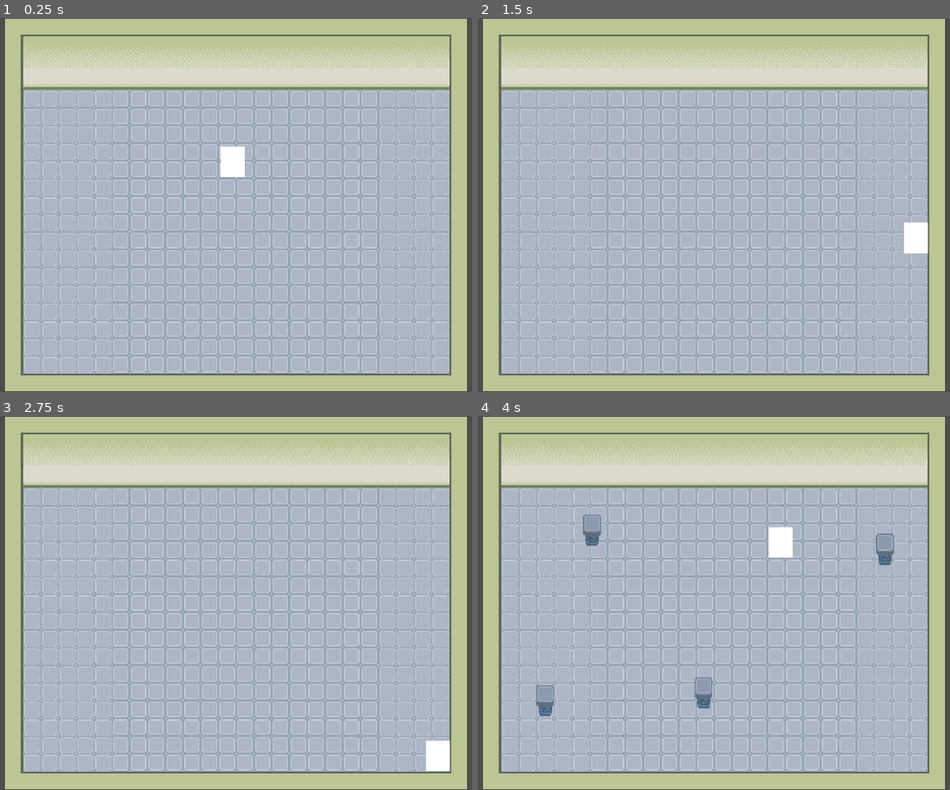
Above: before the commit, frames 1-4 (two rows, left to right).
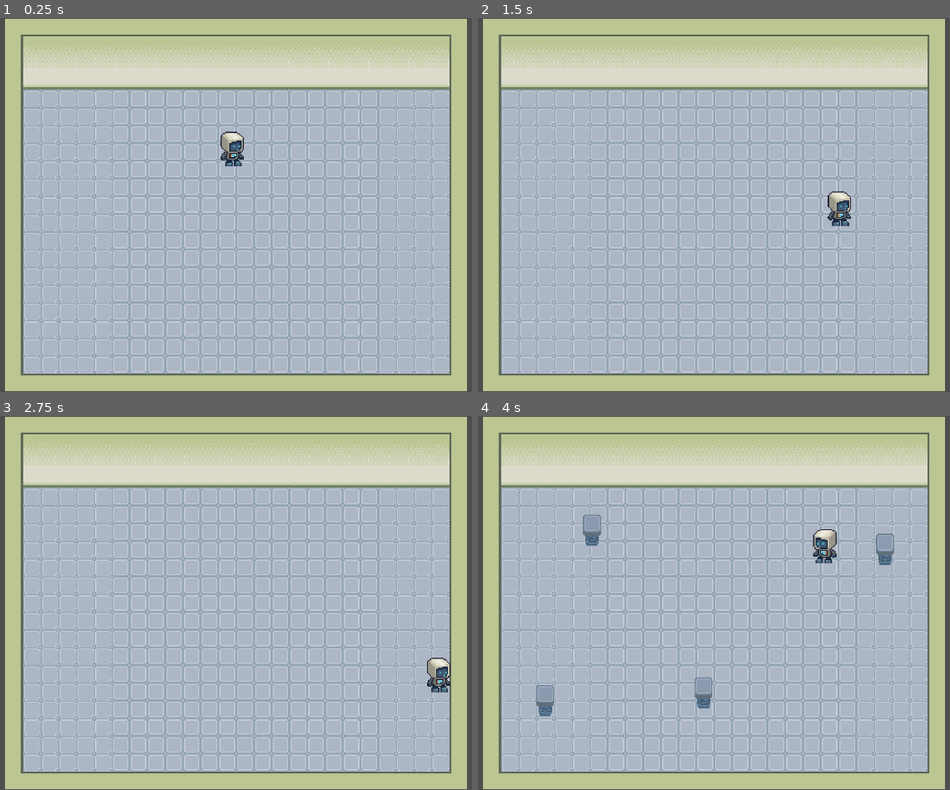
Above: after the commit, the same moments.

Repository: MaulIshak/gamedev-tv
Game: Godot game, scene res://scenes/gameplay.tscn
Same seed, same stepped clock (60 frames per second), same inputs: the game is played once before the commit and once after it. The project has no main scene, so this scene is started directly.
Inputs:
- Up to frame 1 (0.25 s): no input
- Up to frame 2 (1.5 s): tap Enter at 0.5 s; hold D (move_right) 0.53-1.28 s; tap Shift (dash) at 0.6, 1.35 s; hold S (move_down) from 1.28 s (still down)
- Up to frame 3 (2.75 s): release S (move_down) at 2.03 s; hold D (move_right) from 2.03 s (still down); tap Shift (dash) at 2.1 s
- Up to frame 4 (4 s): tap Space at 2.75 s; release D (move_right) at 2.78 s; hold W (move_up) 2.78-3.53 s; tap Shift (dash) at 2.85, 3.6 s; hold A (move_left) from 3.53 s (still down)

The runs differ from the first frame. In frame 1, 0.6% of the frame differs, in the area x 46-52%, y 30-43%; in frame 2, 0.8%, in the area x 74-96%, y 46-64%; in frame 3, 0.8%; in frame 4, 0.8%.

Commit message:
add new sound and player sprite draft

Diff:
--- a/scenes/player.tscn
+++ b/scenes/player.tscn
@@ -2,26 +2,36 @@
 
 [ext_resource type="Script" uid="uid://c06wng8u5wsrd" path="res://scripts/player/player.gd" id="1_3vyb7"]
 [ext_resource type="Script" uid="uid://dgl3ipa3lrf6o" path="res://scripts/template/state_machine.gd" id="2_g2els"]
+[ext_resource type="Texture2D" uid="uid://bdcqd5ld8q74v" path="res://assets/sprites/DRAFTBOTSIMPLIFIED.png" id="2_qlg0r"]
 [ext_resource type="Script" uid="uid://bfif7k7c36702" path="res://scripts/player/states/idle_state.gd" id="3_dqkch"]
 [ext_resource type="Script" uid="uid://b1q6wnsvb2dh2" path="res://scripts/player/states/walk_state.gd" id="4_qlg0r"]
 
-[sub_resource type="Gradient" id="Gradient_u8vuu"]
-colors = PackedColorArray(1, 1, 1, 1, 1, 1, 1, 1)
-
-[sub_resource type="GradientTexture2D" id="GradientTexture2D_3vyb7"]
-gradient = SubResource("Gradient_u8vuu")
+[sub_resource type="SpriteFrames" id="SpriteFrames_qlg0r"]
+animations = [{
+"frames": [{
+"duration": 1.0,
+"texture": ExtResource("2_qlg0r")
+}],
+"loop": true,
+"name": &"default",
+"speed": 5.0
+}]
 
 [sub_resource type="CircleShape2D" id="CircleShape2D_g2els"]
+radius = 8.062258
 
 [node name="Player" type="CharacterBody2D" unique_id=2047568749]
 script = ExtResource("1_3vyb7")
+walk_speed = 100.0
+dash_speed = 400.0
+dash_cooldown = 0.4
 
-[node name="Sprite2D" type="Sprite2D" parent="." unique_id=1783088964]
-position = Vector2(0, -4)
-scale = Vector2(0.33984378, 0.43134016)
-texture = SubResource("GradientTexture2D_3vyb7")
+[node name="AnimatedSprite2D" type="AnimatedSprite2D" parent="." unique_id=1554100876]
+position = Vector2(0, -22)
+sprite_frames = SubResource("SpriteFrames_qlg0r")
 
 [node name="CollisionShape2D" type="CollisionShape2D" parent="." unique_id=1439401240]
+position = Vector2(1, -9)
 shape = SubResource("CircleShape2D_g2els")
 
 [node name="StateMachine" type="Node" parent="." unique_id=1601719910]
--- a/scenes/test.tscn
+++ b/scenes/test.tscn
@@ -50,6 +50,6 @@
 
 [node name="Sprite2D2" type="Sprite2D" parent="." unique_id=220324687]
 material = SubResource("ShaderMaterial_iyx0m")
-position = Vector2(315, 100.99999)
+position = Vector2(315, 100)
 scale = Vector2(2.165, 2.165)
 texture = SubResource("GradientTexture2D_74lek")
--- a/scripts/player/player.gd
+++ b/scripts/player/player.gd
@@ -30,6 +30,7 @@
 const IDLE = "IdleState"
 const WALK = "WalkState"
 
+@onready var sprite: AnimatedSprite2D = $AnimatedSprite2D
 
 func _ready() -> void:
     enable_input()
@@ -39,6 +40,9 @@
         _immune_time_left -= _delta
         if _immune_time_left <= 0.0:
             is_immune = false
+
+    if input_direction.x != 0:
+        sprite.flip_h = input_direction.x < 0
 
 func _physics_process(_delta: float) -> void:
     if _dash_cooldown_left > 0.0:
Not shown, added: assets/audio/bgm/sparkle.mp3.import
Not shown, added: assets/audio/sfx/electric_shock.mp3.import
Not shown, added: assets/audio/sfx/hit_damage.wav.import
Not shown, added: assets/audio/sfx/whoosh.wav.import
Binary file added: assets/sprites/DRAFTBOTSIMPLIFIED.png
Not shown, added: assets/sprites/DRAFTBOTSIMPLIFIED.png.import
Not shown, added: assets/audio/bgm/sparkle.mp3
Not shown, added: assets/audio/sfx/electric_shock.mp3
Not shown, added: assets/audio/sfx/hit_damage.wav
Not shown, added: assets/audio/sfx/whoosh.wav
